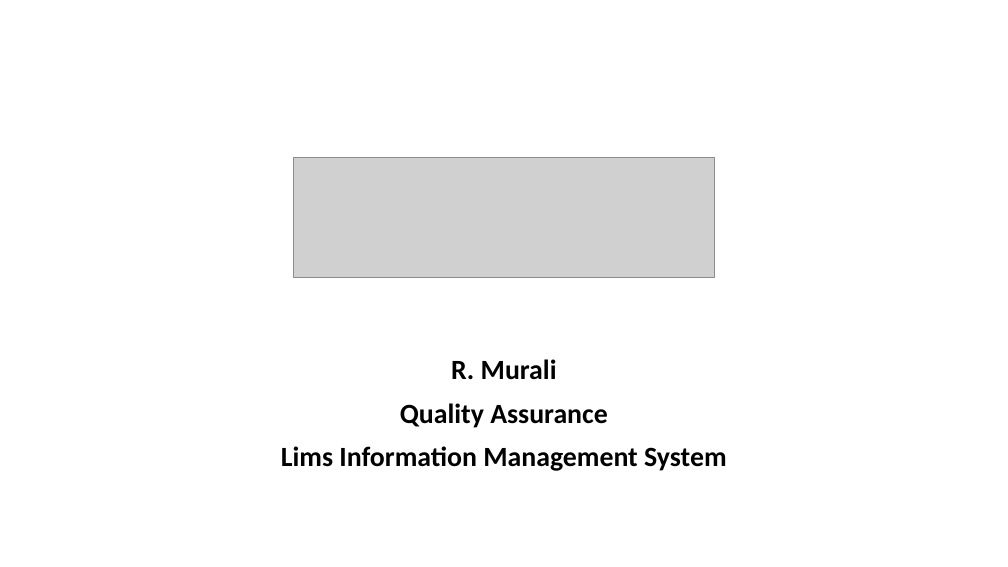
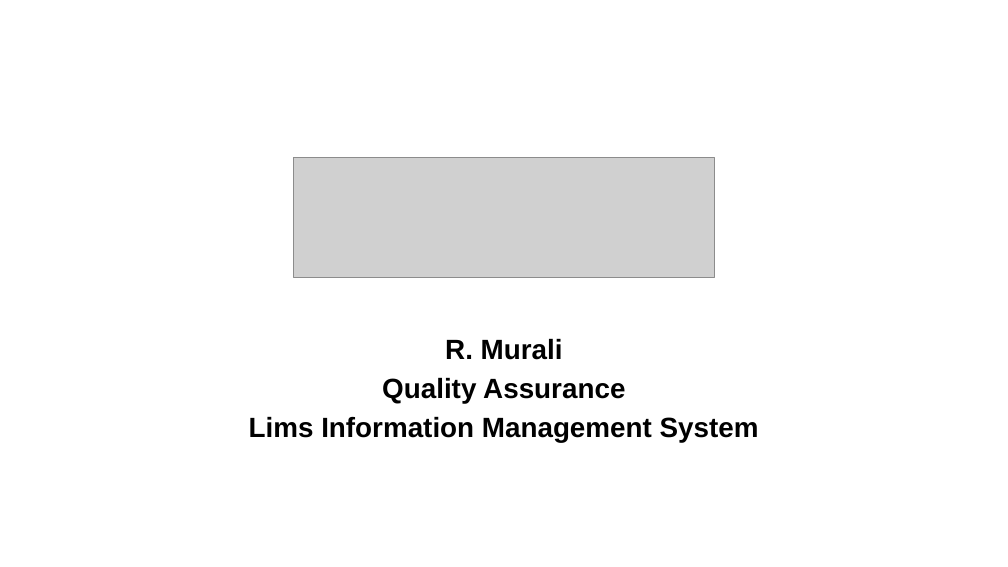
Before and after one commit to ATE186-Murali/PPT, a slide deck: slide 1 of Github.pptx. Drawn at 1008x567 pixels with LibreOffice and Linux fonts; fonts in the diff are those of the drawing; grey boxes stand for pictures. Boxes give left, top, right and bottom in pixels: in the first picture for what was removed or moved away, otherwise in the second. Text is boxed around its words. In the diff, an @@ line names an element or a change of style, - is before the commit and + after.

```diff
--- a/Github.pptx
+++ b/Github.pptx
@@ subtitle "R. Murali" at (x1=249, y1=338, x2=759, y2=442): font Calibri to Arial; less space between paragraphs @@
```
Also in this commit, not shown: 1 other slide changed, 1 slide added, 1 other file.
